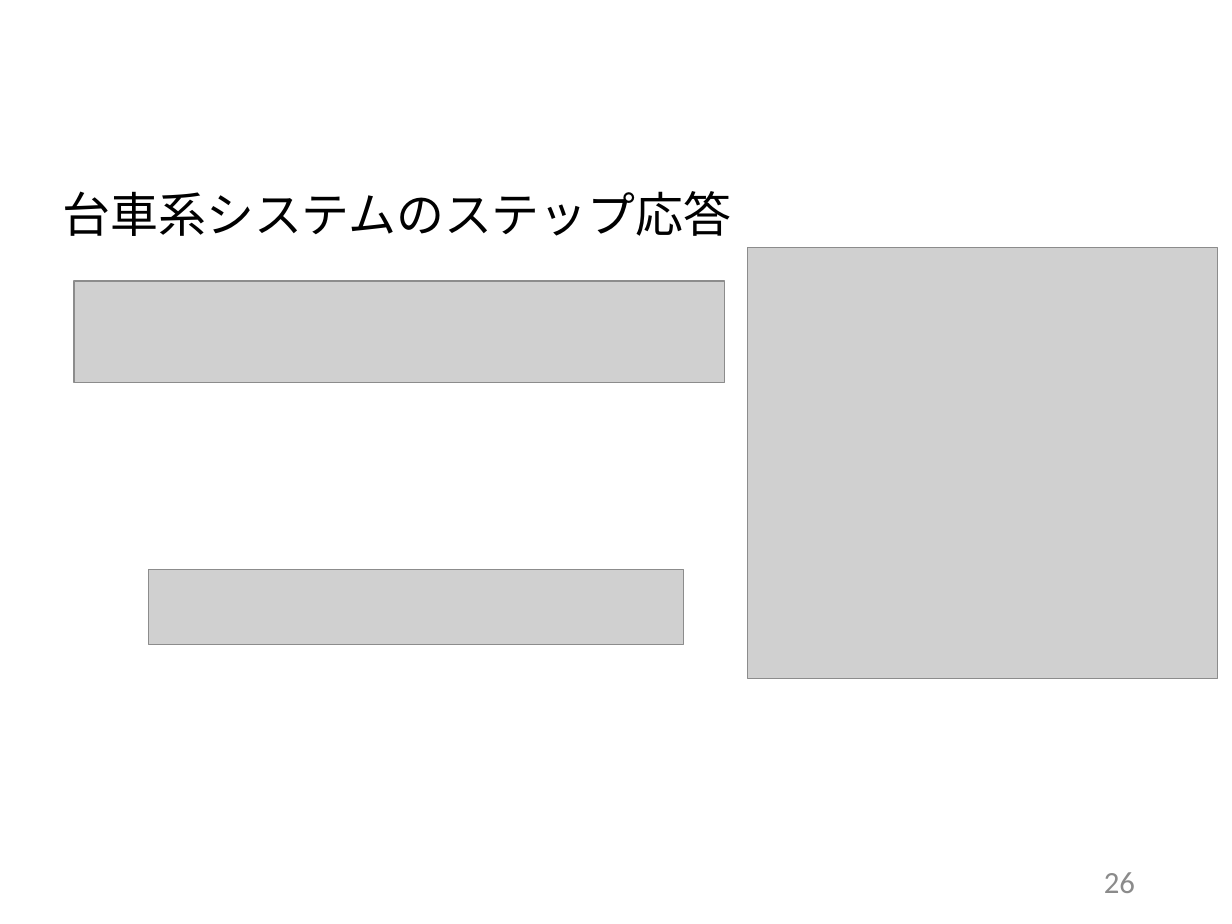
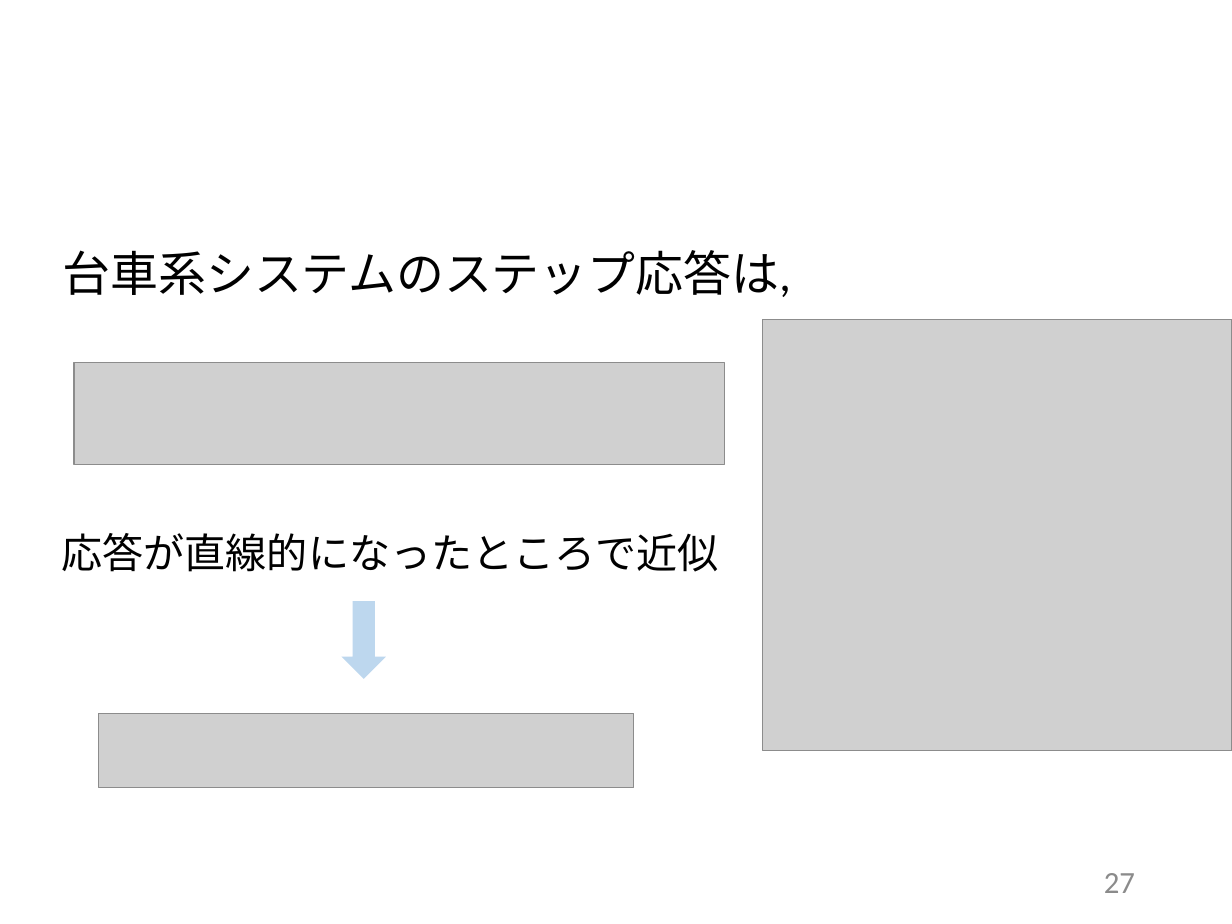
Before and after one commit to arabian9ts/Pendulum, a slide deck: slide 27 of presentation/pendulum_theory.pptx (slide 26 before the commit). Drawn at 1232x924 pixels with LibreOffice and Linux fonts; fonts in the diff are those of the drawing; grey boxes stand for pictures. Boxes give left, top, right and bottom in pixels: in the first picture for what was removed or moved away, otherwise in the second. Text is boxed around its words. In the diff, an @@ line names an element or a change of style, - is before the commit and + after.

```diff
--- a/presentation/pendulum_theory.pptx
+++ b/presentation/pendulum_theory.pptx
@@ text at box(63, 250, 791, 297): text changed @@
-台車系システムのステップ応答
+台車系システムのステップ応答は,
@@ picture: place and size @@
-picture at box(748, 248, 1217, 679)
+picture at box(763, 319, 1232, 750)
@@ picture: place and size @@
-picture at box(74, 281, 724, 383)
+picture at box(74, 362, 724, 464)
@@ text added at box(62, 533, 719, 572), 24 pt, text #000000 @@
+応答が直線的になったところで近似
@@ down arrow added at box(341, 601, 386, 679), fill #BDD7EE @@
@@ picture: place and size @@
-picture at box(148, 570, 683, 644)
+picture at box(99, 713, 633, 787)
@@ page number at box(1104, 873, 1135, 893): text changed @@
-26
+27
```
Also in this commit, not shown: 16 other slides changed, 2 slides added, 1 slide removed.
